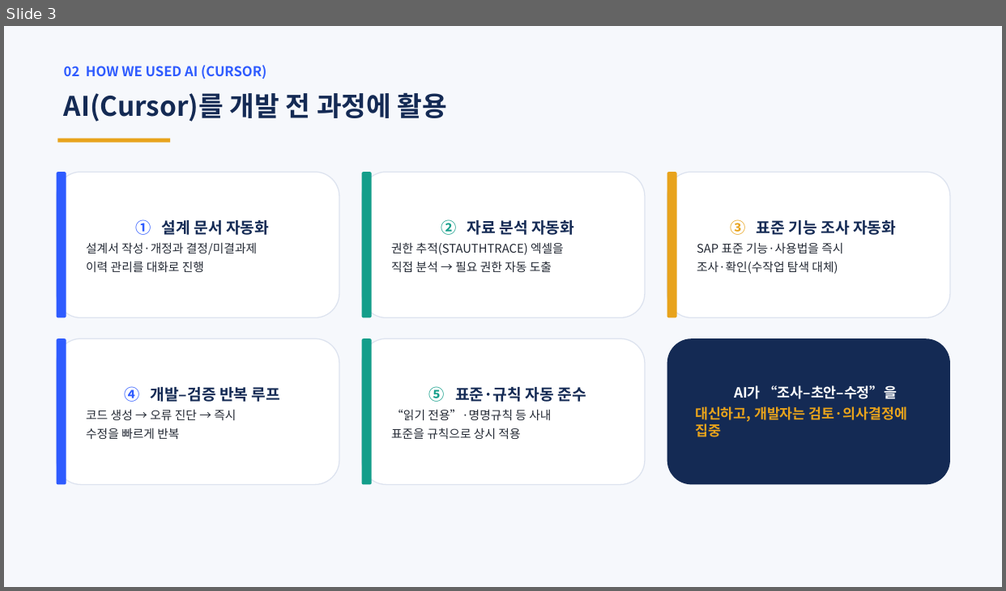
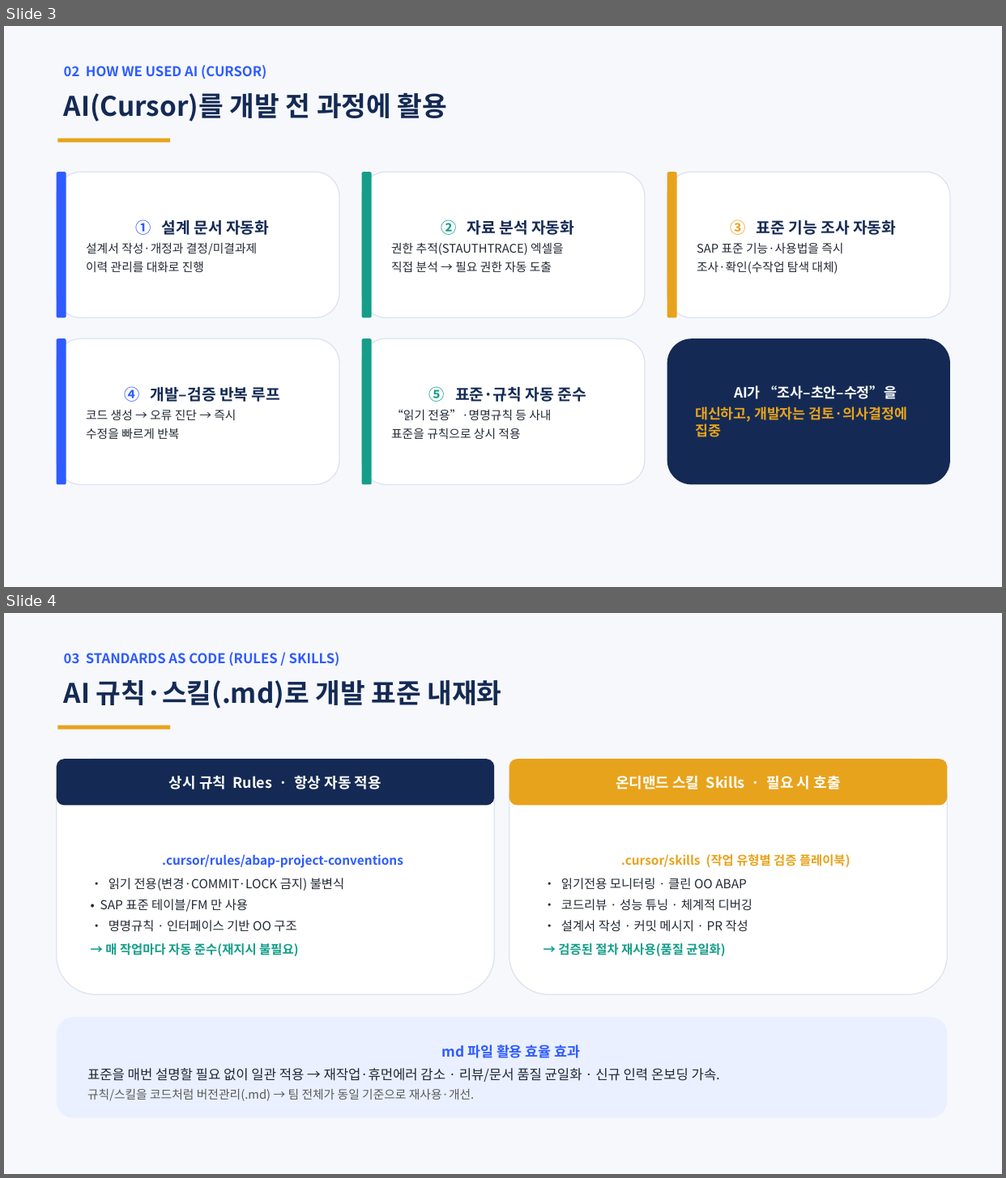
Before and after one commit to hyosungitx00/AI, a slide deck: docs/report/Y_OPS_MONITOR_V2_발표자료.pptx. Shown one above the other, each under a label of ours: slide 3 before the commit, slides 3 and 4 after it. The pictures are 1006x591 and 1006x1178 pixels, drawn with LibreOffice and Linux fonts; fonts in the diff are those of the drawing. Boxes give left, top, right and bottom in pixels: in the first picture for what was removed or moved away, otherwise in the second. Text is boxed around its words. In the diff, an @@ line names an element or a change of style, - is before the commit and + after.

```diff
--- a/docs/report/Y_OPS_MONITOR_V2_발표자료.pptx
+++ b/docs/report/Y_OPS_MONITOR_V2_발표자료.pptx
@@ slide 4 added at [4,613,1002,1174], background #FFFFFF @@
@@ rectangle added at [4,613,1002,1174], fill #F6F8FC @@
@@ text added at [64,652,340,666], 13 pt, text #2E5BFF, bold @@
+03 STANDARDS AS CODE (RULES / SKILLS)
@@ text added at [64,680,502,709], 26 pt, text #142A54, bold @@
+AI 규칙·스킬(.md)로 개발 표준 내재화
@@ rectangle added at [58,726,170,730], fill #E8A31C @@
@@ rounded rectangle added at [57,759,494,995], fill #FFFFFF, outline #DDE3EF 1 pt, 12 pt, text #222833 @@
+.cursor/rules/abap-project-conventions
+• 읽기 전용(변경·COMMIT·LOCK 금지) 불변식
+• SAP 표준 테이블/FM 만 사용
+• 명명규칙 · 인터페이스 기반 OO 구조
+→ 매 작업마다 자동 준수(재지시 불필요)
@@ rounded rectangle added at [57,759,494,806], fill #142A54 @@
@@ text added at [169,776,381,790], 14 pt, text #FFFFFF, bold @@
+상시 규칙 Rules · 항상 자동 적용
@@ rounded rectangle added at [509,759,948,995], fill #FFFFFF, outline #DDE3EF 1 pt, 12 pt, text #222833 @@
+.cursor/skills (작업 유형별 검증 플레이북)
+• 읽기전용 모니터링 · 클린 OO ABAP
+• 코드리뷰 · 성능 튜닝 · 체계적 디버깅
+• 설계서 작성 · 커밋 메시지 · PR 작성
+→ 검증된 절차 재사용(품질 균일화)
@@ rounded rectangle added at [509,759,948,806], fill #E8A31C @@
@@ text added at [616,776,841,790], 14 pt, text #FFFFFF, bold @@
+온디맨드 스킬 Skills · 필요 시 호출
@@ rounded rectangle added at [57,1017,948,1118], fill #EAF0FF, 13 pt, text #222833 @@
+md 파일 활용 효율 효과
+표준을 매번 설명할 필요 없이 일관 적용 → 재작업·휴먼에러 감소 · 리뷰/문서 품질 균일화 · 신규 인력 온보딩 가속.
+규칙/스킬을 코드처럼 버전관리(.md) → 팀 전체가 동일 기준으로 재사용·개선.
```
Also in this commit, not shown: 2 slides changed, 3 other files.
